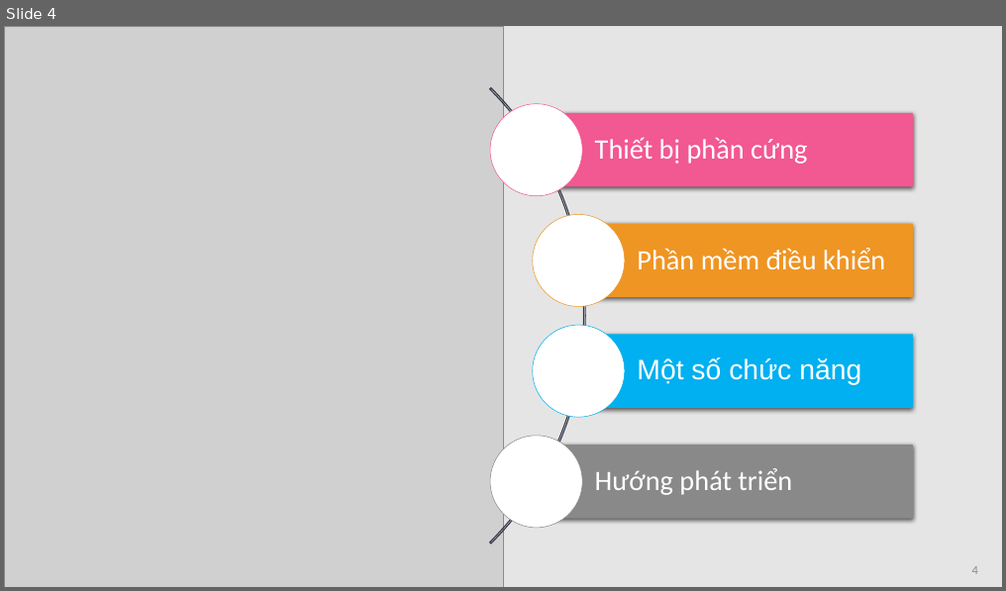
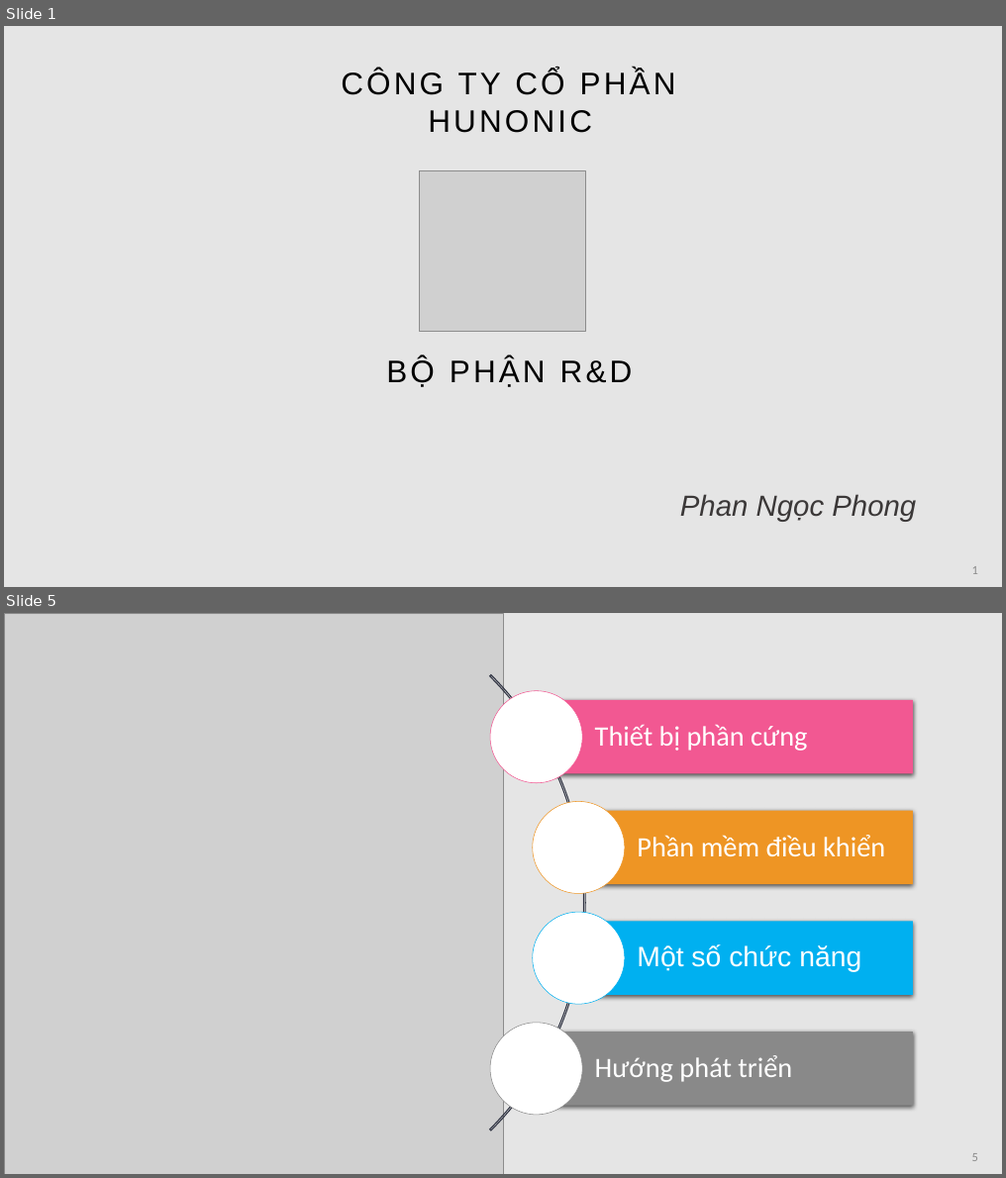
Before and after one commit to ngocphong260899/ThucTapTotNghiep, a slide deck: BaoCao.pptx. Shown one above the other, each under a label of ours: slide 4 before the commit, slides 1 and 5 after it; the slides between them are not shown. The pictures are 1006x591 and 1006x1178 pixels, drawn with LibreOffice and Linux fonts; fonts in the diff are those of the drawing; grey boxes stand for pictures. Boxes give left, top, right and bottom in pixels: in the first picture for what was removed or moved away, otherwise in the second. Text is boxed around its words. In the diff, an @@ line names an element or a change of style, - is before the commit and + after.

```diff
--- a/BaoCao.pptx
+++ b/BaoCao.pptx
@@ slide 1 added at [4, 26, 1002, 587], background #E5E5E5 @@
@@ title added at [341, 70, 676, 95], 30 pt, text #000000 @@
+CÔNG TY CỔ PHẦN HUNONIC
@@ picture added at [420, 172, 586, 332] @@
@@ text added at [386, 358, 633, 387], 30 pt, text #000000 @@
+BỘ PHẬN R&D
@@ text added at [680, 494, 916, 522], 28 pt, text #3B3838, italic @@
+Phan Ngọc Phong
@@ page number added at [972, 567, 978, 574], 12 pt, text #8C8C8C @@
+1
@@ what was slide 4 is now slide 5 @@
@@ page number at [972, 1154, 978, 1161]: text changed @@
-4
+5
```
Also in this commit, not shown: 2 slides changed, 2 other slides added, 2 slides removed, 3 other files.
